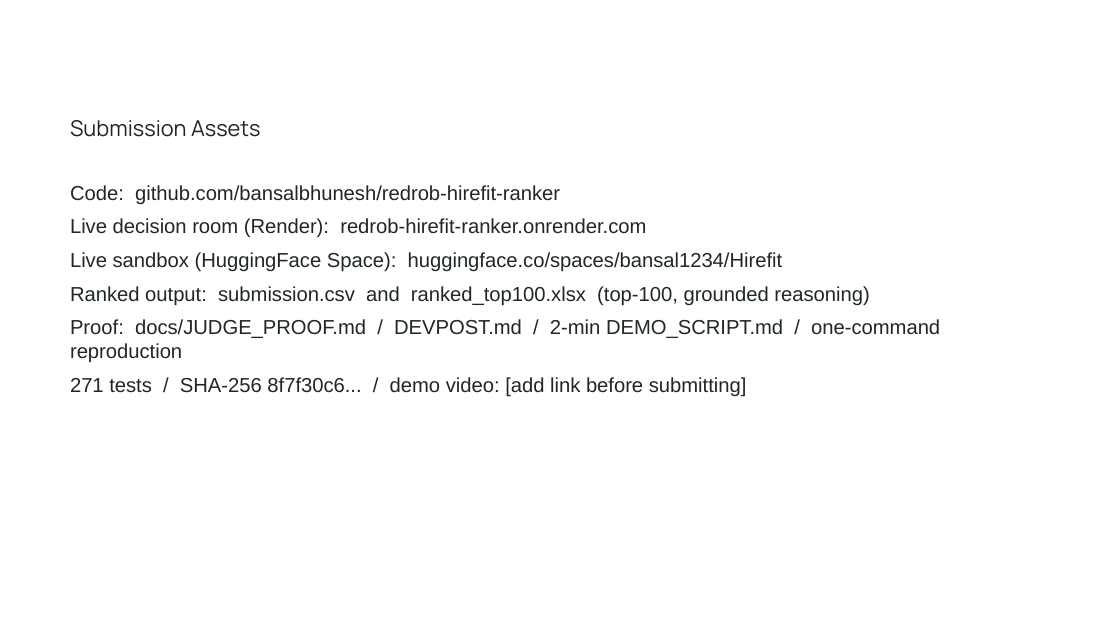
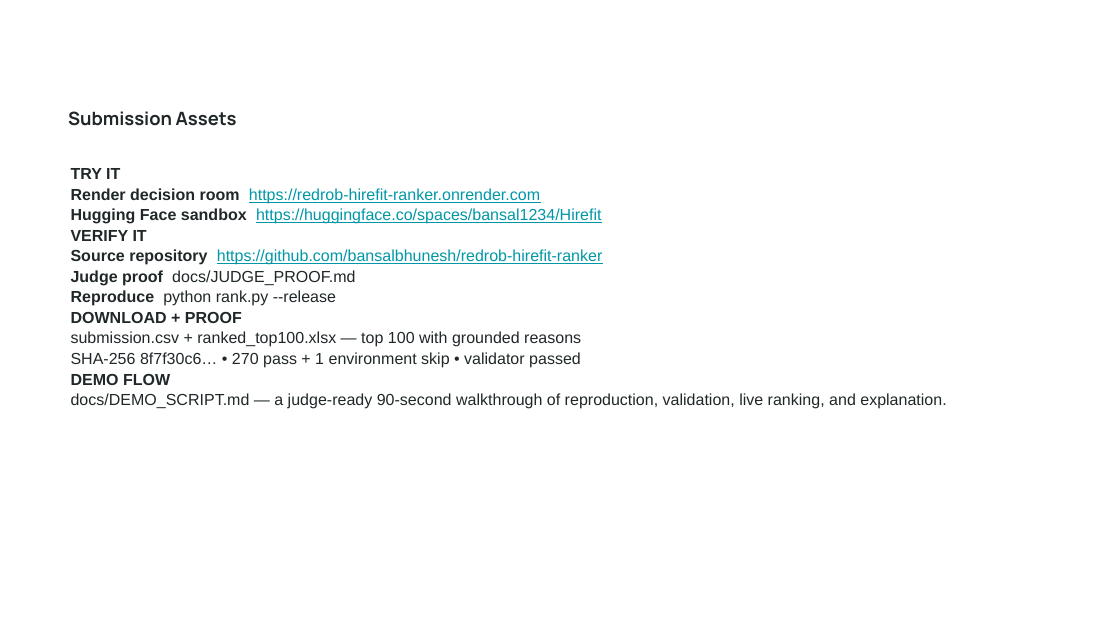
Before and after one commit to bansalbhunesh/redrob-hirefit-ranker, a slide deck: slide 10 of docs/HireFit_Submission_Deck.pptx. Drawn at 1120x630 pixels with LibreOffice and Linux fonts; fonts in the diff are those of the drawing; background and template pictures are left out. Boxes give left, top, right and bottom in pixels: in the first picture for what was removed or moved away, otherwise in the second. Text is boxed around its words. In the diff, an @@ line names an element or a change of style, - is before the commit and + after.

Commit message:
deck: polish 11-slide judge narrative

```diff
--- a/docs/HireFit_Submission_Deck.pptx
+++ b/docs/HireFit_Submission_Deck.pptx
@@ text "Submission Assets" at (x1=68, y1=111, x2=237, y2=126): size 14 to 11.8 pt, bold on; line spacing 1.15 to 1 @@
@@ text at (x1=71, y1=168, x2=946, y2=409): text changed; size 13 to 10.3 pt @@
-Code: github.com/bansalbhunesh/redrob-hirefit-ranker
-Live decision room (Render): redrob-hirefit-ranker.onrender.com
-Live sandbox (HuggingFace Space): huggingface.co/spaces/bansal1234/Hirefit
-Ranked output: submission.csv and ranked_top100.xlsx (top-100, grounded reasoning)
-Proof: docs/JUDGE_PROOF.md / DEVPOST.md / 2-min DEMO_SCRIPT.md / one-command reproduction
-271 tests / SHA-256 8f7f30c6... / demo video: [add link before submitting]
+TRY IT
+Render decision room https://redrob-hirefit-ranker.onrender.com
+Hugging Face sandbox https://huggingface.co/spaces/bansal1234/Hirefit
+VERIFY IT
+Source repository https://github.com/bansalbhunesh/redrob-hirefit-ranker
+Judge proof docs/JUDGE_PROOF.md
+Reproduce python rank.py --release
+DOWNLOAD + PROOF
+submission.csv + ranked_top100.xlsx — top 100 with grounded reasons
+SHA-256 8f7f30c6… • 270 pass + 1 environment skip • validator passed
+DEMO FLOW
+docs/DEMO_SCRIPT.md — a judge-ready 90-second walkthrough of reproduction, validation, live ranking, and explanation.
```
Also in this commit, not shown: 9 other slides changed, 1 slide added, 1 slide removed.
